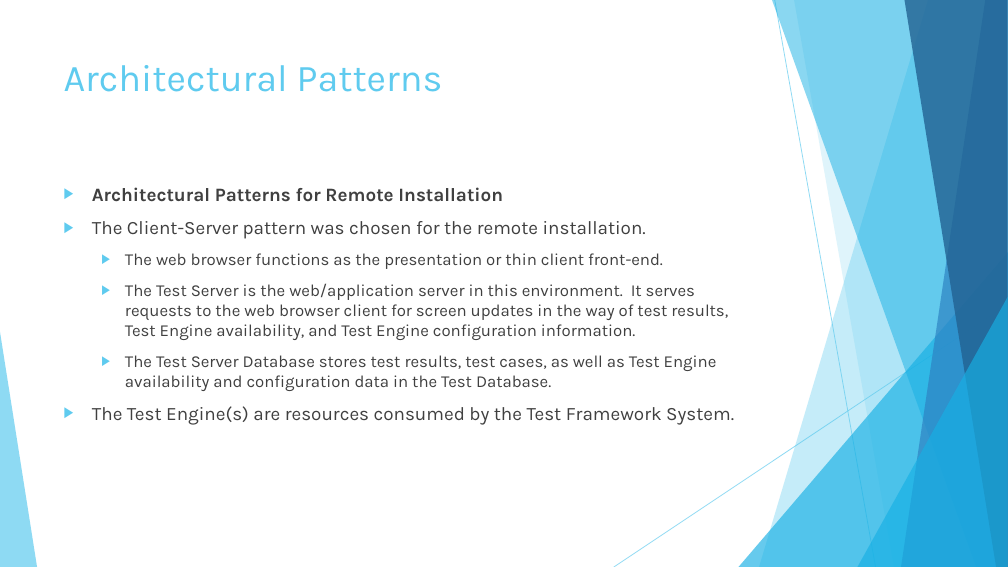
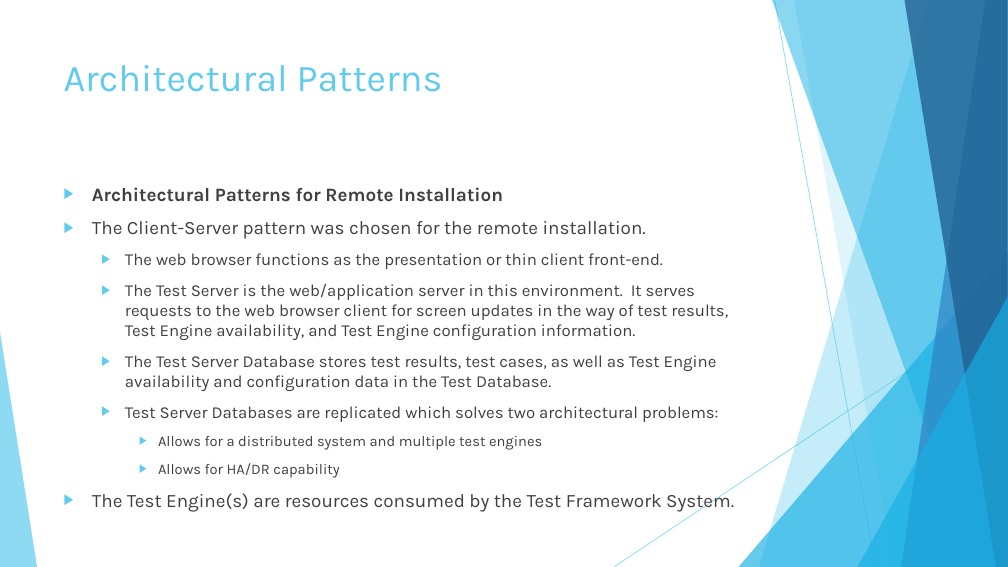
Before and after one commit to KodeFu/cse682, a slide deck: slide 33 of Test Framework Final Presentation.pptx (slide 32 before the commit). Drawn at 1008x567 pixels with LibreOffice and Linux fonts; fonts in the diff are those of the drawing. Boxes give left, top, right and bottom in pixels: in the first picture for what was removed or moved away, otherwise in the second. Text is boxed around its words. In the diff, an @@ line names an element or a change of style, - is before the commit and + after.

```diff
--- a/Test Framework Final Presentation.pptx
+++ b/Test Framework Final Presentation.pptx
@@ text at [125,406,719,478]: paragraphs added @@
+  ▶ Test Server Databases are replicated which solves two architectural problems:
+    ▶ Allows for a distributed system and multiple test engines
+    ▶ Allows for HA/DR capability
```
Also in this commit, not shown: 1 other slide changed, 1 slide added.
